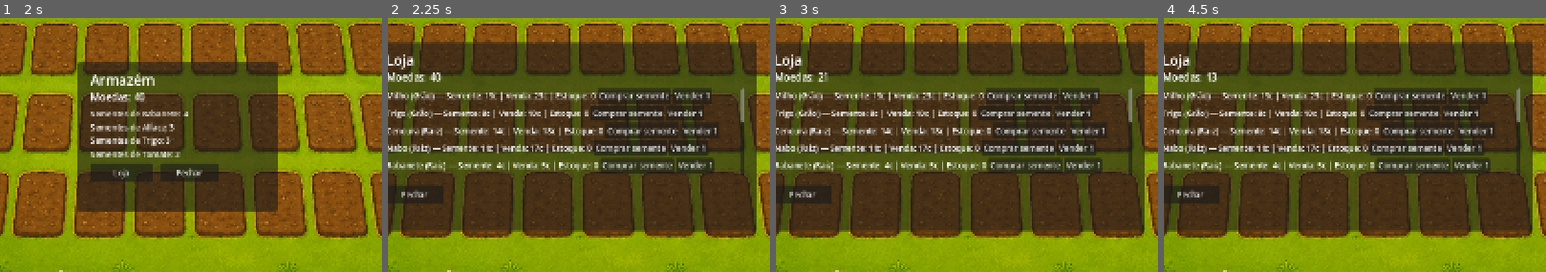
Above: before the commit, frames 1-4 (left to right).
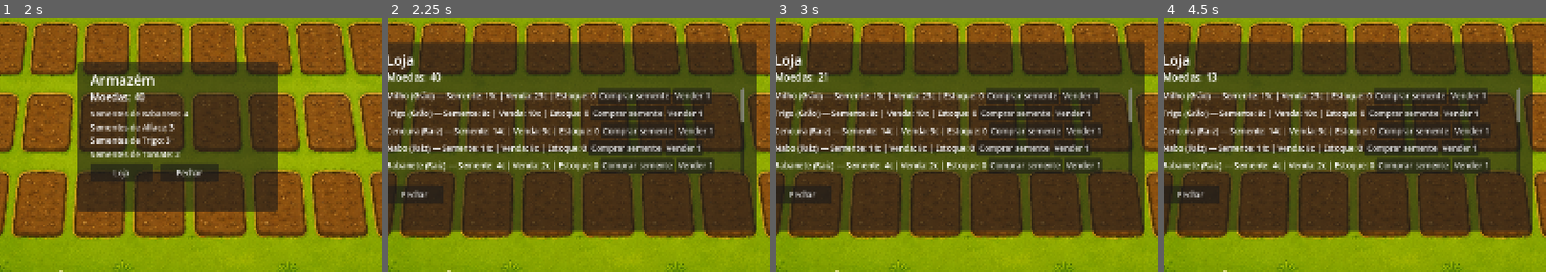
Above: after the commit, the same moments.

Repository: TiagoFLDS-pixel/minha-fazendinha
Game: Godot game, scene res://scenes/menu.tscn
Same seed, same stepped clock (60 frames per second), same inputs: the game is played once before the commit and once after it.
Inputs (mouse positions are % of the whole screen's width and height, from its top left):
- Up to frame 1 (2 s): click "Novo jogo" at 0.5 s; tap Enter at 1.25 s; move the mouse to (17, 15) at 1.27 s; click (17, 15) at 1.42 s
- Up to frame 2 (2.25 s): click "Loja" at 2 s
- Up to frame 3 (3 s): click "Comprar semente" at 2.75 s
- Up to frame 4 (4.5 s): click "Vender 1" at 3.5 s; click "Comprar semente" at 4.25 s
The pictures show only the part of the screen within x 27-77%, y 27-77%; the shares and areas given below are measured in that part.

Frame 1 is identical in both runs. In frame 2, 1.8% of the frame differs, in the area x 37-87%, y 41-60%; in frame 3, 1.8%; in frame 4, 1.8%.

Commit message:
Ajusta preços após colheitas múltiplas
Com as novas quantidades (cenoura 4, nabo 4, rabanete 6) o lucro por colheita
disparava. Só preco_venda muda, para o lucro voltar perto do anterior:
cenoura 18 -> 9 (lucro 22), nabo 17 -> 8 (lucro 18), rabanete 5 -> 2 (lucro 8).
O lucro por colheita continua a subir com o tempo em todas as culturas.

Co-Authored-By: Claude Sonnet 5.5 <noreply@anthropic.com>

Diff:
--- a/resources/culturas/cenoura.tres
+++ b/resources/culturas/cenoura.tres
@@ -46,4 +46,4 @@
 estagio_pronta = SubResource("Resource_cenoura_pronta")
 quantidade_colhida = 4
 preco_semente = 14
-preco_venda = 18
+preco_venda = 9
--- a/resources/culturas/nabo.tres
+++ b/resources/culturas/nabo.tres
@@ -46,4 +46,4 @@
 estagio_pronta = SubResource("Resource_nabo_pronta")
 quantidade_colhida = 4
 preco_semente = 14
-preco_venda = 17
+preco_venda = 8
--- a/resources/culturas/rabanete.tres
+++ b/resources/culturas/rabanete.tres
@@ -46,4 +46,4 @@
 estagio_pronta = SubResource("Resource_rabanete_pronta")
 quantidade_colhida = 6
 preco_semente = 4
-preco_venda = 5
+preco_venda = 2
